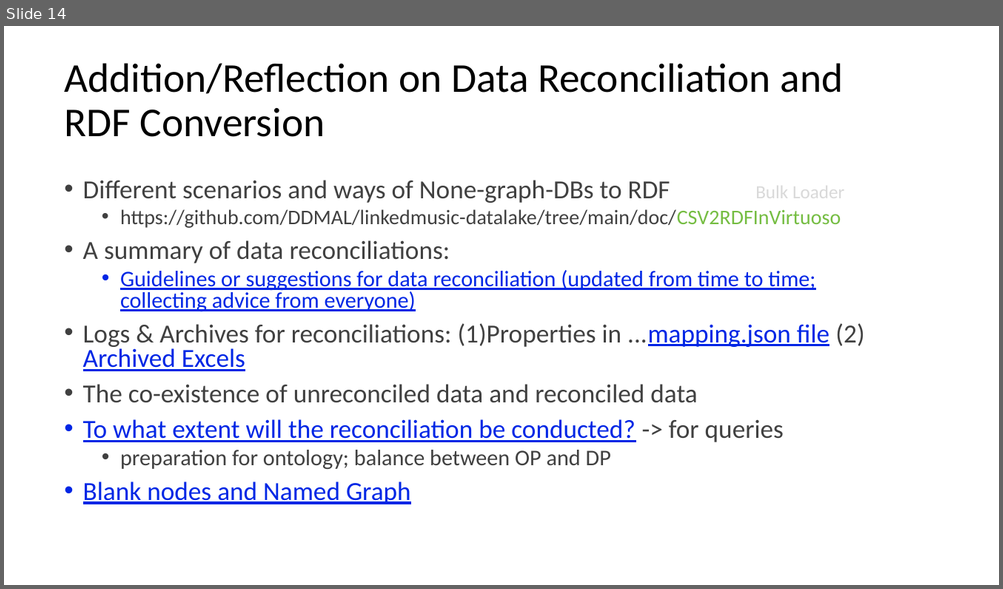
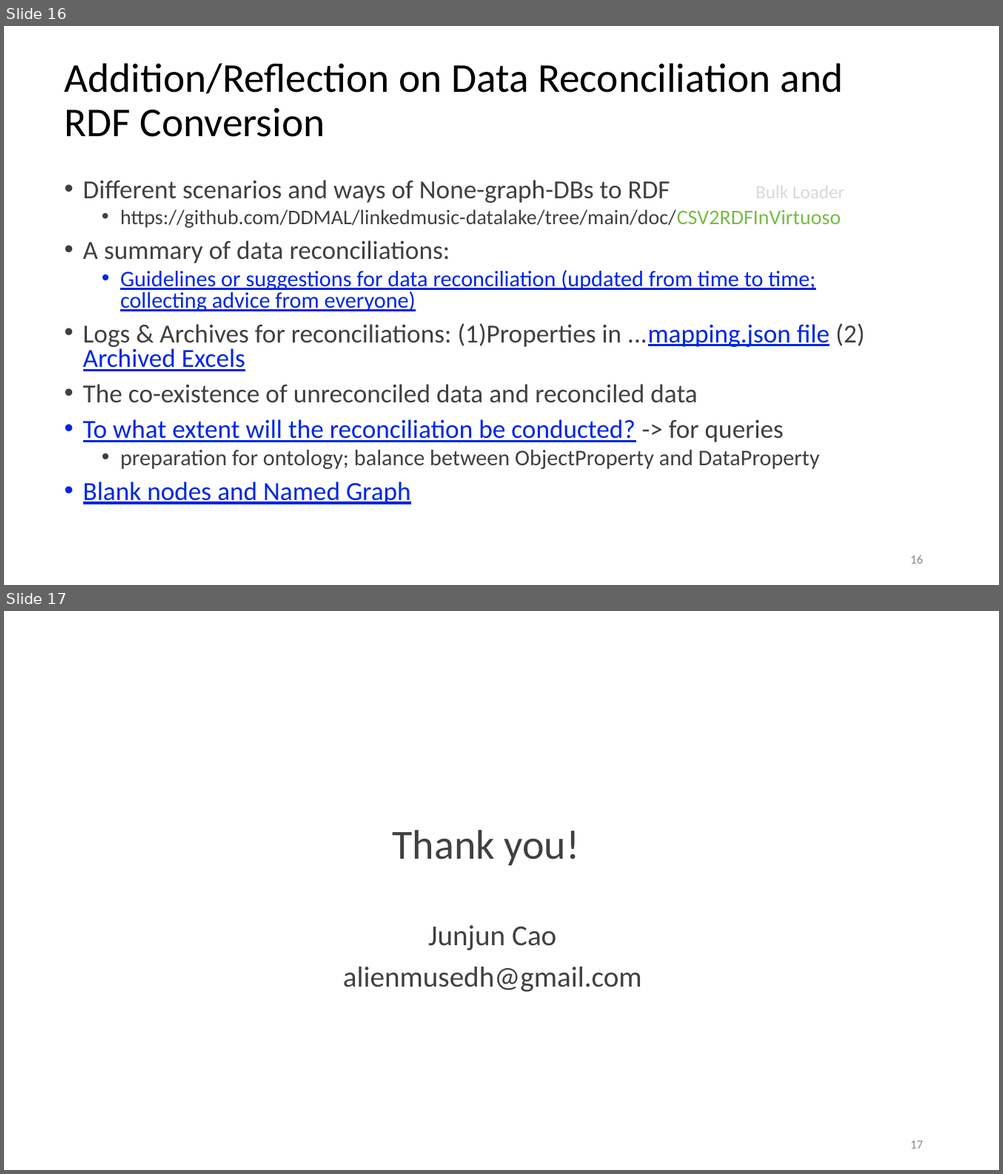
Before and after one commit to DDMAL/linkedmusic-queries, a slide deck: handOver_generalReviewOf_LinkedMusicQueries2024-2025.pptx. Shown one above the other, each under a label of ours: slide 14 before the commit, slides 16 and 17 after it. The pictures are 1003x589 and 1003x1174 pixels, drawn with LibreOffice and Linux fonts; fonts in the diff are those of the drawing. Boxes give left, top, right and bottom in pixels: in the first picture for what was removed or moved away, otherwise in the second. Text is boxed around its words. In the diff, an @@ line names an element or a change of style, - is before the commit and + after.

```diff
--- a/handOver_generalReviewOf_LinkedMusicQueries2024-2025.pptx
+++ b/handOver_generalReviewOf_LinkedMusicQueries2024-2025.pptx
@@ slide 17 added at (x1=4, y1=611, x2=999, y2=1170), background #FFFFFF @@
@@ text added at (x1=343, y1=830, x2=642, y2=992), 28 pt, text #404040 @@
+Thank you!
+Junjun Cao
+alienmusedh@gmail.com
@@ page number added at (x1=910, y1=1141, x2=922, y2=1149), 12 pt, text #8C8C8C @@
+17
@@ what was slide 14 is now slide 16 @@
@@ slide 16 changed as well @@
@@ text at (x1=120, y1=450, x2=819, y2=469): text changed @@
-  • preparation for ontology; balance between OP and DP
+  • preparation for ontology; balance between ObjectProperty and DataProperty
@@ page number added at (x1=910, y1=556, x2=922, y2=564), 12 pt, text #8C8C8C @@
+16
```
Also in this commit, not shown: 13 other slides changed, 2 other slides added, 2 other files.
